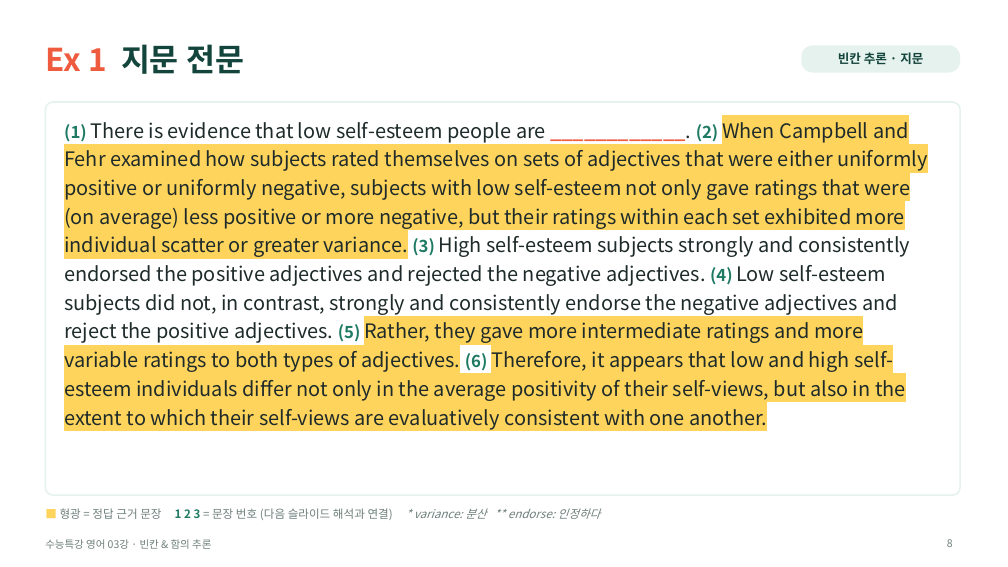
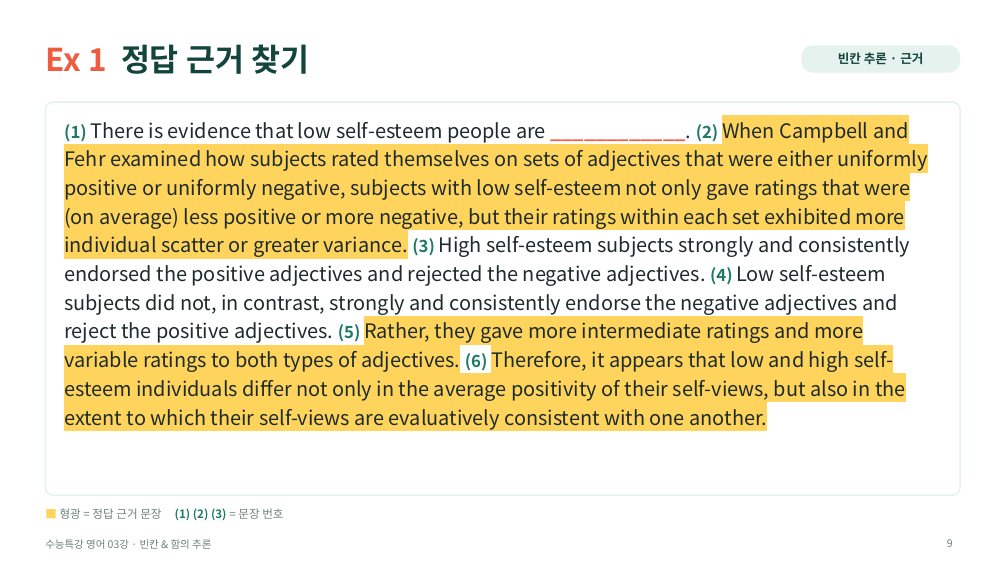
Before and after one commit to HUFSDavid/HUFSDavid, a slide deck: slide 9 of 수능특강_영어_03강_수업PPT.pptx (slide 8 before the commit). Drawn at 1008x567 pixels with LibreOffice and Linux fonts; fonts in the diff are those of the drawing. Boxes give left, top, right and bottom in pixels: in the first picture for what was removed or moved away, otherwise in the second. Text is boxed around its words. In the diff, an @@ line names an element or a change of style, - is before the commit and + after.

```diff
--- a/수능특강_영어_03강_수업PPT.pptx
+++ b/수능특강_영어_03강_수업PPT.pptx
@@ title at <box>45,44,309,74</box>: text changed @@
-Ex 1 지문 전문
+Ex 1 정답 근거 찾기
@@ text in rounded rectangle at <box>838,52,923,64</box>: text changed @@
-빈칸 추론 · 지문
+빈칸 추론 · 근거
@@ text at <box>60,508,283,520</box>: text changed @@
-■ 형광 = 정답 근거 문장 1 2 3 = 문장 번호 (다음 슬라이드 해석과 연결) * variance: 분산 ** endorse: 인정하다
+■ 형광 = 정답 근거 문장 (1) (2) (3) = 문장 번호
```
Also in this commit, not shown: 12 other slides changed, 12 slides added, 32 slides removed.
